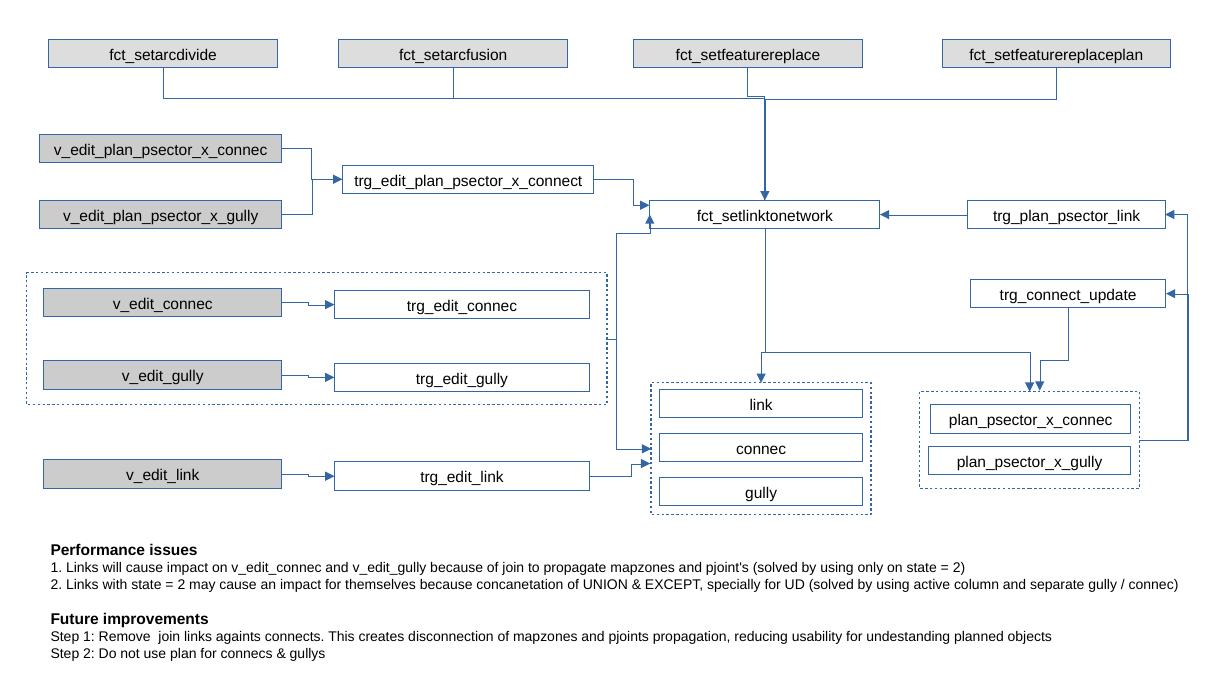
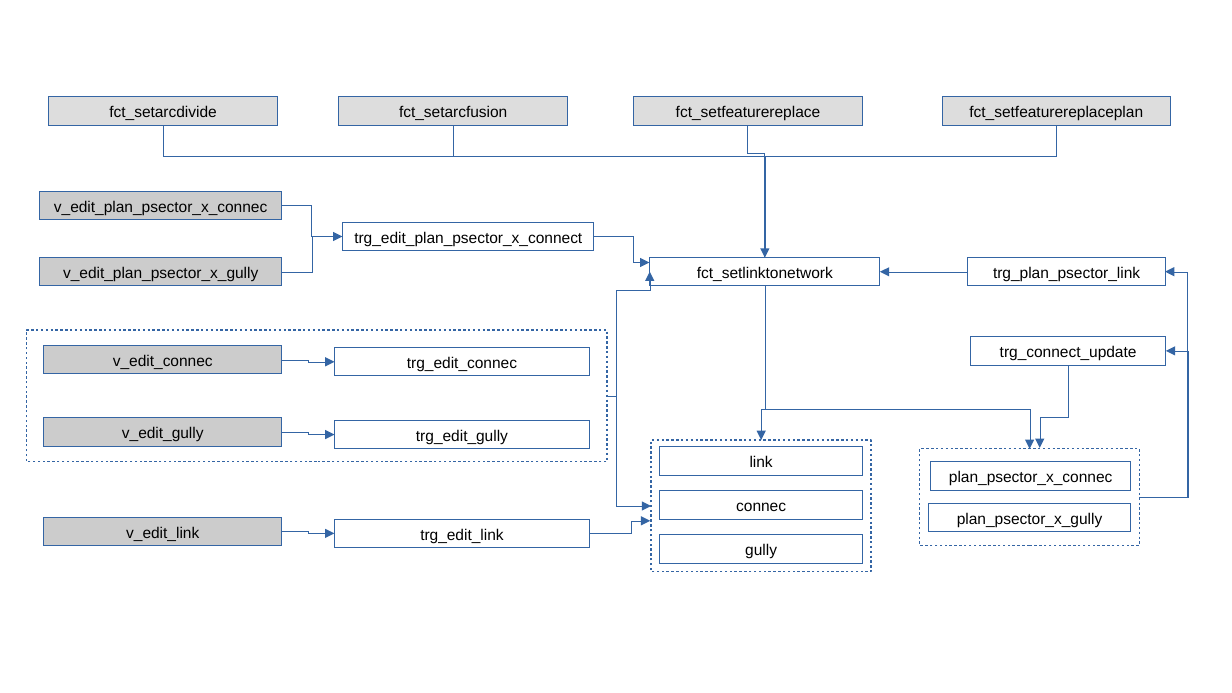
Before and after one commit to Giswater/docs, a slide deck: slide 1 of source/links_workflow.odp. Drawn at 1232x693 pixels with LibreOffice and Linux fonts; fonts in the diff are those of the drawing. Boxes give left, top, right and bottom in pixels: in the first picture for what was removed or moved away, otherwise in the second. Text is boxed around its words. In the diff, an @@ line names an element or a change of style, - is before the commit and + after.

```diff
--- a/source/links_workflow.odp
+++ b/source/links_workflow.odp
@@ 14 rectangles, 11 elbow arrows, 3 elbow lines: place and size @@
-14 rectangles, 11 elbow arrows, 3 elbow lines at bbox=[27, 68, 1188, 515]
+14 rectangles, 11 elbow arrows, 3 elbow lines at bbox=[27, 125, 1188, 572]
@@ elbow arrow moved from (282, 215) - (342, 180) to (282, 206) - (342, 237) @@
@@ elbow arrow (282, 206) - (342, 237): elbow arrow to elbow line @@
@@ elbow line moved from (282, 149) - (342, 180) to (282, 272) - (342, 237) @@
@@ elbow line (282, 272) - (342, 237): elbow line to elbow arrow @@
@@ elbow arrow moved from (282, 376) - (334, 378) to (282, 360) - (334, 362) @@
@@ elbow arrow moved from (282, 474) - (334, 476) to (282, 433) - (334, 435) @@
@@ 10 rectangles: place and size @@
-10 rectangles at bbox=[39, 39, 1171, 505]
+10 rectangles at bbox=[39, 97, 1171, 563]
@@ elbow arrow moved from (282, 303) - (334, 305) to (282, 531) - (334, 533) @@
@@ text removed at bbox=[51, 543, 1179, 661] @@
-Performance issues
-1. Links will cause impact on v_edit_connec and v_edit_gully because of join to propagate mapzones and pjoint's (solved by using only on state = 2)
-2. Links with state = 2 may cause an impact for themselves because concanetation of UNION & EXCEPT, specially for UD (solved by using active column and separate gully / connec)
-Future improvements
-Step 1: Remove join links againts connects. This creates disconnection of mapzones and pjoints propagation, reducing usability for undestanding planned objects
-Step 2: Do not use plan for connecs & gullys
```
Also in this commit, not shown: 1 other file.
